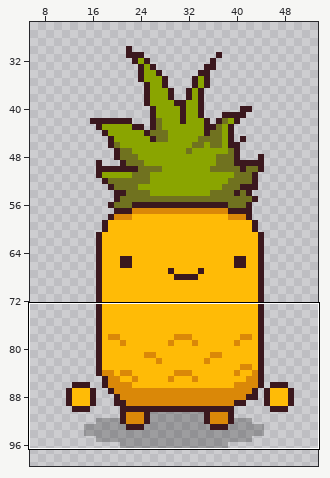
Pixel-art file -- MitybosPrograma/Assets/Sprites/Vitamin/FarmPineapple.aseprite. The picture above shows the old version from afar; the outline marks the close-up.
Close-up. Before the commit:
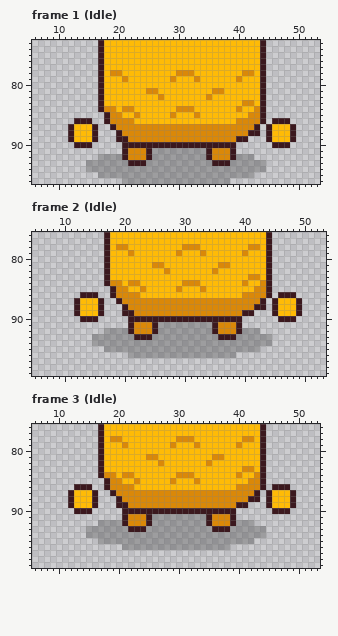
64x100 pixels, 53 frames. Colours within 5 levels of each other are drawn and written as one. Shown: frame 1 (Idle): x 6..53, y 73..96; frame 2 (Idle): x 5..53, y 76..99; frame 3 (Idle): x 6..53, y 76..99. The wide view leaves out empty margins. The commit also changed other frames or places, which this record leaves out.
And afterwards:
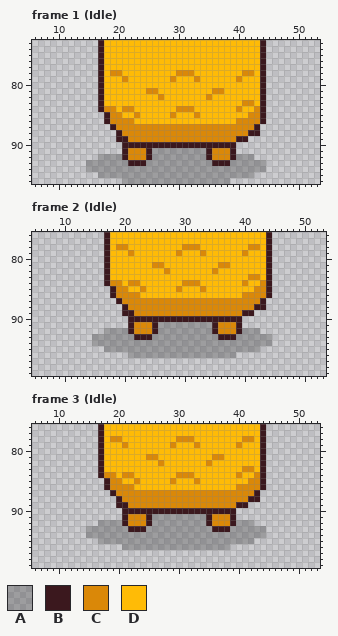
Palette (. is transparent): A #0000003c  B #3b181e  C #da8808  D #ffbb06
What changed:
layer "HandsEmpty" now hidden
--- frame 1 (Idle)
@@ x 6..53 @@
 85 ............BCCDDCDDDDDCDDDCDDDDDDDDCCB.........
-86 .......BBB..BCCCCDDDDDDDDDDDDDDDDDCCCCB.BBB.....
-87 ......BDDDB..BCCCCCCCCCCCCCCCCCCCCCCCB.BDDDB....
-88 ......BDDDB...BCCCCCCCCCCCCCCCCCCCCCBB.BDDDB....
-89 ......BDDDB...BBCCCCCCCCCCCCCCCCCCBB...BDDDB....
-90 .......BBB.....BBBBBBBBBBBBBBBBBBB......BBB.....
+86 ............BCCCCDDDDDDDDDDDDDDDDDCCCCB.........
+87 .............BCCCCCCCCCCCCCCCCCCCCCCCB..........
+88 ..............BCCCCCCCCCCCCCCCCCCCCCBB..........
+89 ..............BBCCCCCCCCCCCCCCCCCCBB............
+90 ...............BBBBBBBBBBBBBBBBBBB..............
 91 ...............BCCCBAAAAAAAAABCCCB..............
--- frame 2 (Idle)
@@ x 5..53 @@
  85 .............BCCDDCDDDDDCDDDCDDDDDDDDCCB.........
- 86 ........BBB..BCCCCDDDDDDDDDDDDDDDDDCCCCB.BBB.....
- 87 .......BDDDB..BCCCCCCCCCCCCCCCCCCCCCCCB.BDDDB....
- 88 .......BDDDB...BCCCCCCCCCCCCCCCCCCCCCBB.BDDDB....
- 89 .......BDDDB...BBCCCCCCCCCCCCCCCCCCBB...BDDDB....
- 90 ........BBB.....BBBBBBBBBBBBBBBBBBB......BBB.....
+ 86 .............BCCCCDDDDDDDDDDDDDDDDDCCCCB.........
+ 87 ..............BCCCCCCCCCCCCCCCCCCCCCCCB..........
+ 88 ...............BCCCCCCCCCCCCCCCCCCCCCBB..........
+ 89 ...............BBCCCCCCCCCCCCCCCCCCBB............
+ 90 ................BBBBBBBBBBBBBBBBBBB..............
  91 ................BCCCBAAAAAAAAABCCCB..............
--- frame 3 (Idle)
@@ x 6..53 @@
  85 ............BCCDDCDDDDDCDDDCDDDDDDDDCCB.........
- 86 .......BBB..BCCCCDDDDDDDDDDDDDDDDDCCCCB.BBB.....
- 87 ......BDDDB..BCCCCCCCCCCCCCCCCCCCCCCCB.BDDDB....
- 88 ......BDDDB...BCCCCCCCCCCCCCCCCCCCCCBB.BDDDB....
- 89 ......BDDDB...BBCCCCCCCCCCCCCCCCCCBB...BDDDB....
- 90 .......BBB.....BBBBBBBBBBBBBBBBBBB......BBB.....
+ 86 ............BCCCCDDDDDDDDDDDDDDDDDCCCCB.........
+ 87 .............BCCCCCCCCCCCCCCCCCCCCCCCB..........
+ 88 ..............BCCCCCCCCCCCCCCCCCCCCCBB..........
+ 89 ..............BBCCCCCCCCCCCCCCCCCCBB............
+ 90 ...............BBBBBBBBBBBBBBBBBBB..............
  91 ...............BCCCBAAAAAAAAABCCCB..............
Pixel boxes of the changes (left, top, right, bottom) in both close-ups:
erased: (68, 118, 98, 148)
erased: (266, 118, 296, 148)
erased: (74, 292, 104, 322)
erased: (272, 292, 302, 322)
erased: (68, 484, 98, 514)
erased: (266, 484, 296, 514)
